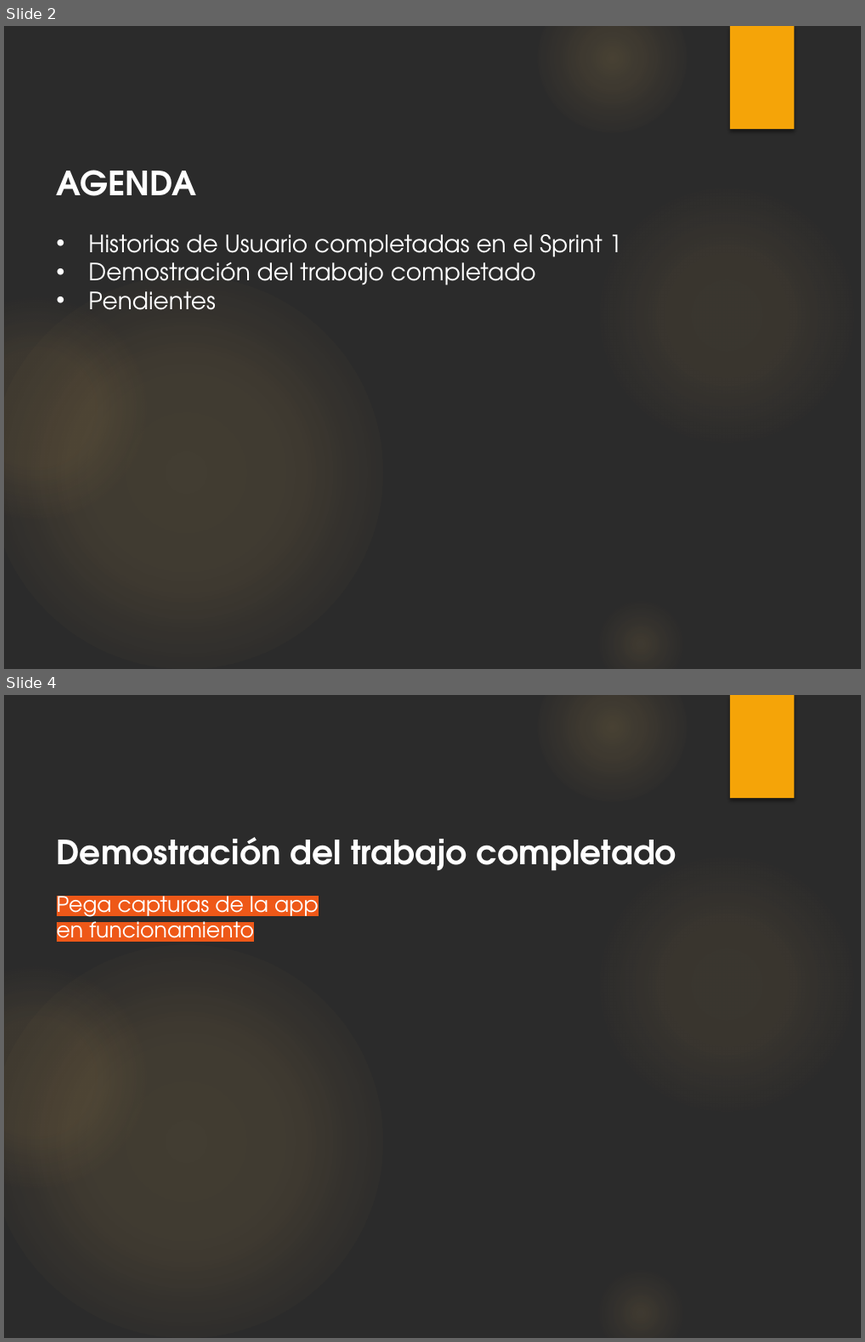
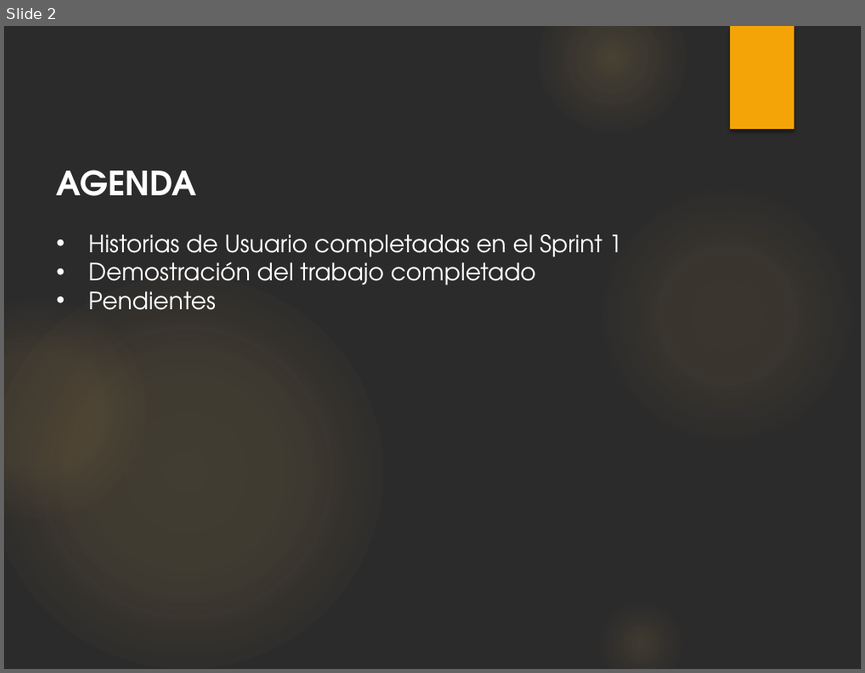
Before and after one commit to chrishvk/Modulo---Informes--TP2, a slide deck: Docs/INSPECCIÓN 3/16052024 - 8. Revisión del Sprint 1.pptx. Shown one above the other, each under a label of ours: slides 2 and 4 before the commit, slide 2 after it; the slides between them are not shown. The pictures are 865x1342 and 865x673 pixels, drawn with LibreOffice and Linux fonts; fonts in the diff are those of the drawing; background and template pictures are left out; a plain dark background stands for a picture behind light text. Boxes give left, top, right and bottom in pixels: in the first picture for what was removed or moved away, otherwise in the second. Text is boxed around its words. In the diff, an @@ line names an element or a change of style, - is before the commit and + after.

```diff
--- a/Docs/INSPECCIÓN 3/16052024 - 8. Revisión del Sprint 1.pptx
+++ b/Docs/INSPECCIÓN 3/16052024 - 8. Revisión del Sprint 1.pptx
@@ slide 4 removed at <box>4,695,861,1338</box>, background picture (left out); not listed: 6 template elements that a slide beside it also shows @@
@@ text removed at <box>57,837,676,871</box> @@
-Demostración del trabajo completado
@@ text removed at <box>57,890,318,947</box> @@
-Pega capturas de la app en funcionamiento
```
Also in this commit, not shown: 1 slide changed, 3 slides added, 1 other slide removed, 3 other files.
